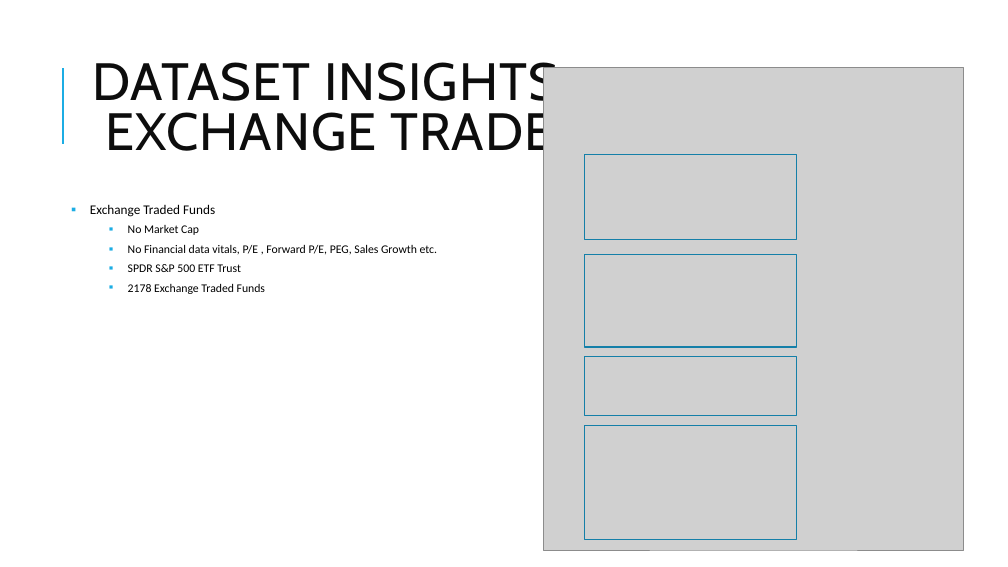
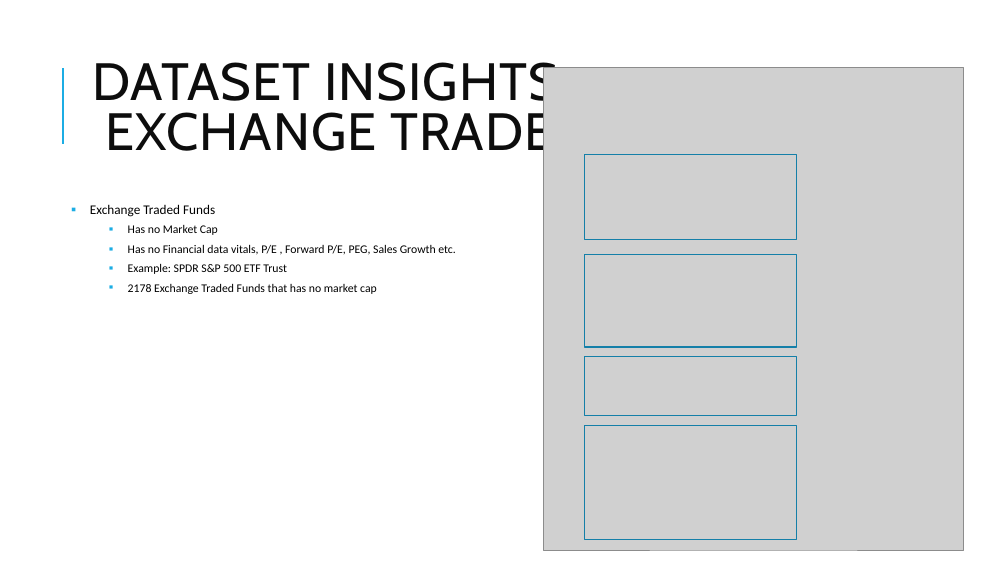
Before and after one commit to jerielwong/dsiPROJECTS, a slide deck: slide 4 of project capstone/Seeking Valuation in US listed companies.pptx (slide 5 before the commit). Drawn at 1008x567 pixels with LibreOffice and Linux fonts; fonts in the diff are those of the drawing; grey boxes stand for pictures. Boxes give left, top, right and bottom in pixels: in the first picture for what was removed or moved away, otherwise in the second. Text is boxed around its words. In the diff, an @@ line names an element or a change of style, - is before the commit and + after.

```diff
--- a/project capstone/Seeking Valuation in US listed companies.pptx
+++ b/project capstone/Seeking Valuation in US listed companies.pptx
@@ text at box(128, 225, 455, 294): text changed @@
-  ▪ No Market Cap
-  ▪ No Financial data vitals, P/E , Forward P/E, PEG, Sales Growth etc.
-  ▪ SPDR S&P 500 ETF Trust
-  ▪ 2178 Exchange Traded Funds
+  ▪ Has no Market Cap
+  ▪ Has no Financial data vitals, P/E , Forward P/E, PEG, Sales Growth etc.
+  ▪ Example: SPDR S&P 500 ETF Trust
+  ▪ 2178 Exchange Traded Funds that has no market cap
```
Also in this commit, not shown: 12 other slides changed, 1 slide removed, 2 other files.
